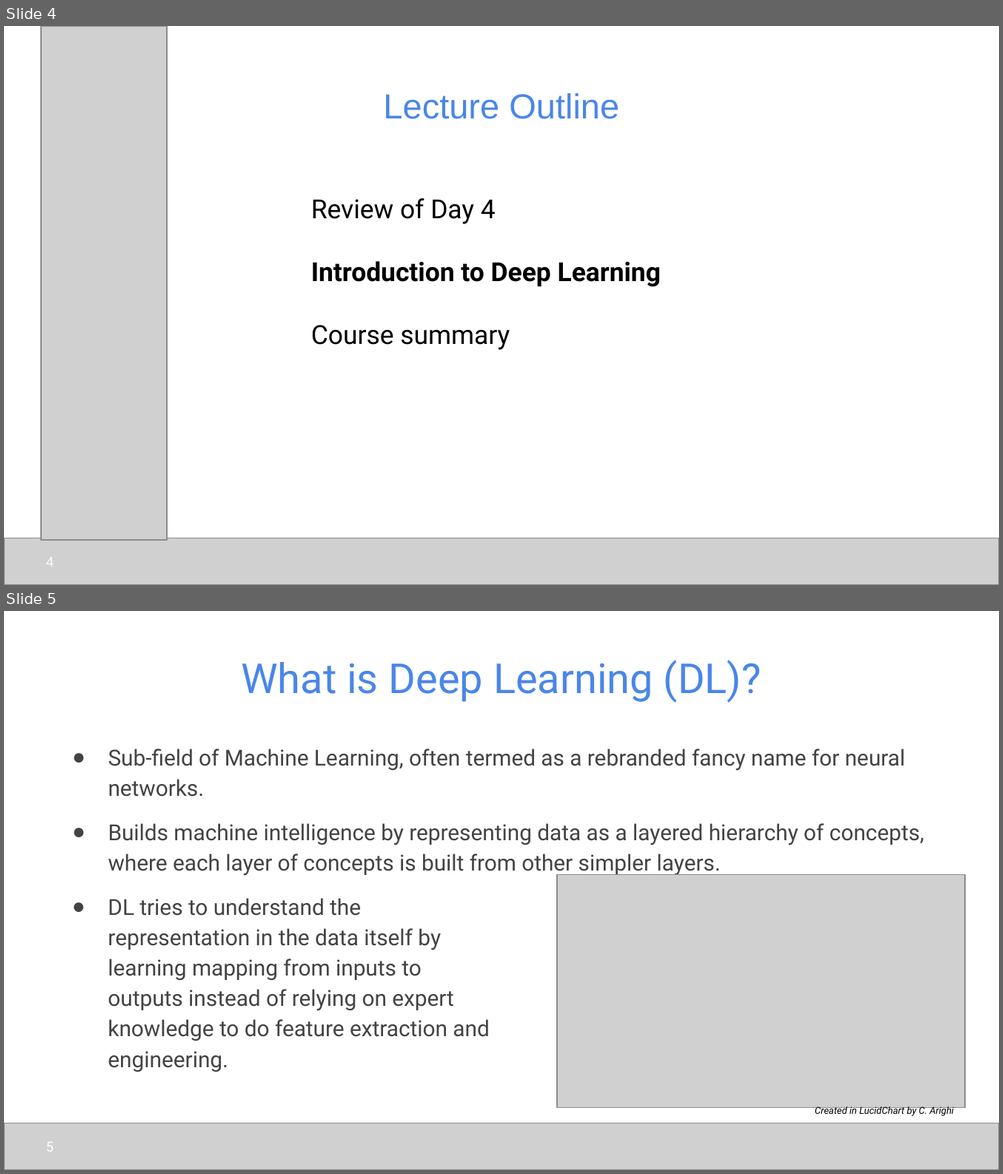
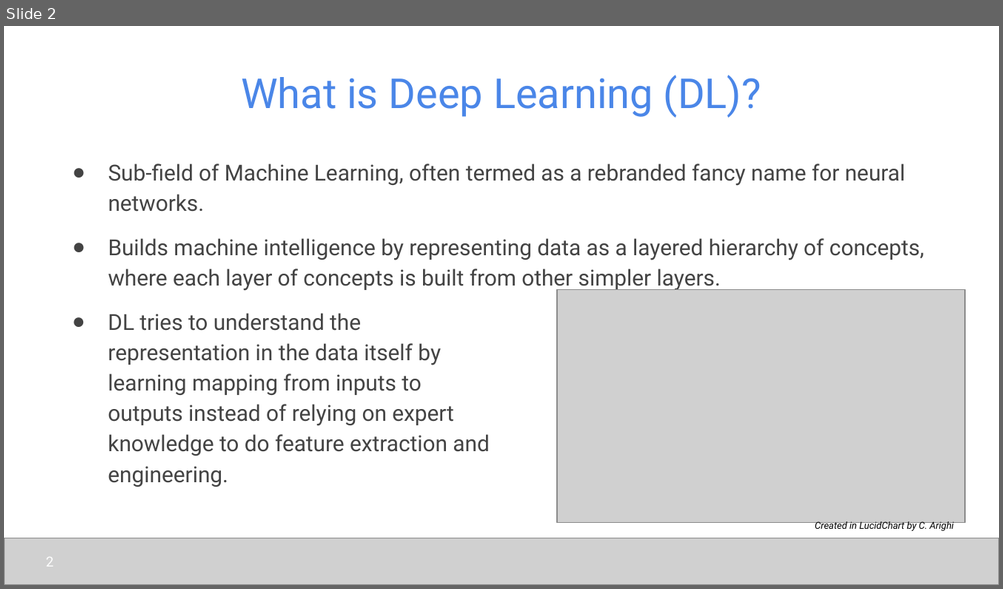
Before and after one commit to udel-cbcb/NIGMS-Sandbox-UD, a slide deck: Submodule_5/Lectures/Submodule_5_Lecture_1_Introduction_to_Deep_Learning.pptx. Shown one above the other, each under a label of ours: slides 4 and 5 before the commit, slide 2 after it. The pictures are 1003x1174 and 1003x589 pixels, drawn with LibreOffice and Linux fonts; fonts in the diff are those of the drawing; grey boxes stand for pictures. Boxes give left, top, right and bottom in pixels: in the first picture for what was removed or moved away, otherwise in the second. Text is boxed around its words. In the diff, an @@ line names an element or a change of style, - is before the commit and + after.

```diff
--- a/Submodule_5/Lectures/Submodule_5_Lecture_1_Introduction_to_Deep_Learning.pptx
+++ b/Submodule_5/Lectures/Submodule_5_Lecture_1_Introduction_to_Deep_Learning.pptx
@@ slide 4 removed at (4, 26, 999, 585), background #FFFFFF @@
@@ picture removed at (41, 26, 166, 540) @@
@@ title removed at (383, 93, 619, 119) @@
-Lecture Outline
@@ text removed at (311, 198, 660, 350) @@
-Review of Day 4
-Introduction to Deep Learning
-Course summary
@@ picture removed at (4, 538, 999, 585) @@
@@ page number removed at (46, 558, 54, 565) @@
-4
@@ what was slide 5 is now slide 2 @@
@@ page number at (46, 557, 54, 567): text changed @@
-5
+2
```
Also in this commit, not shown: 1 slide changed, 2 other slides removed, 4 other files.
